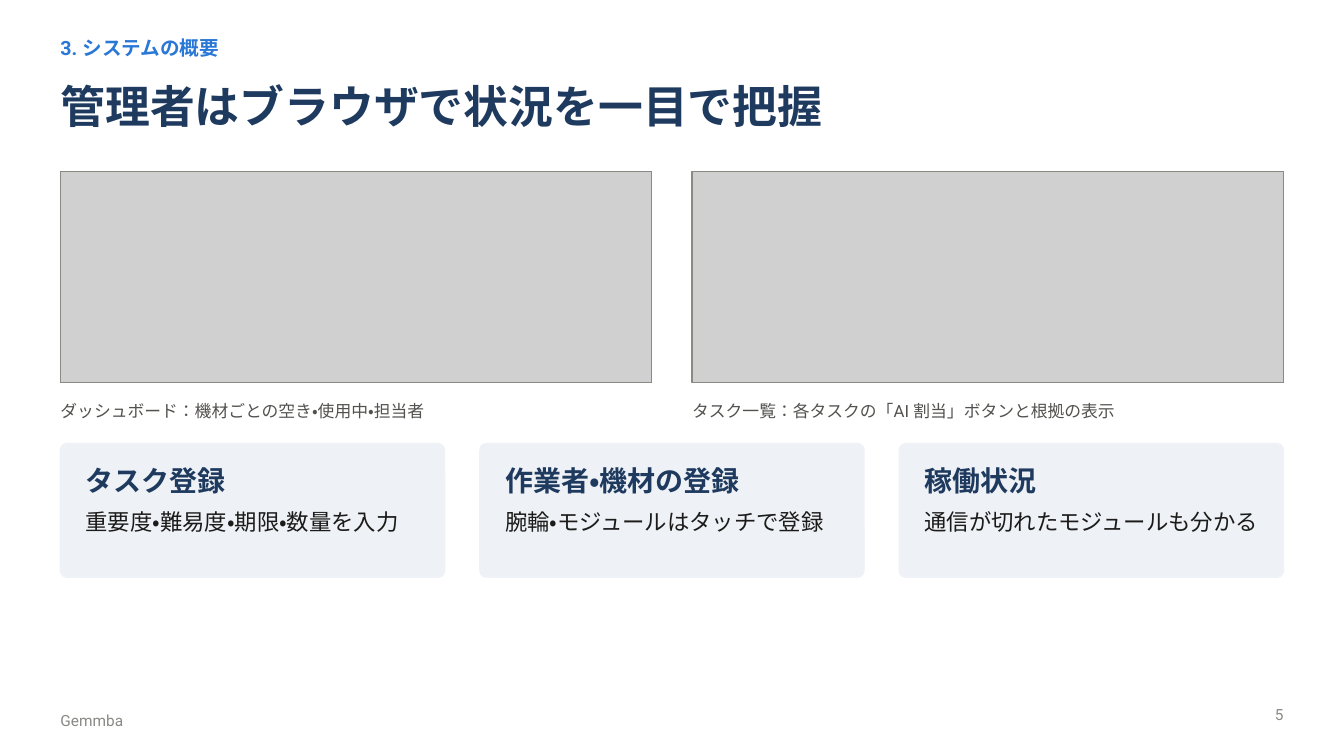
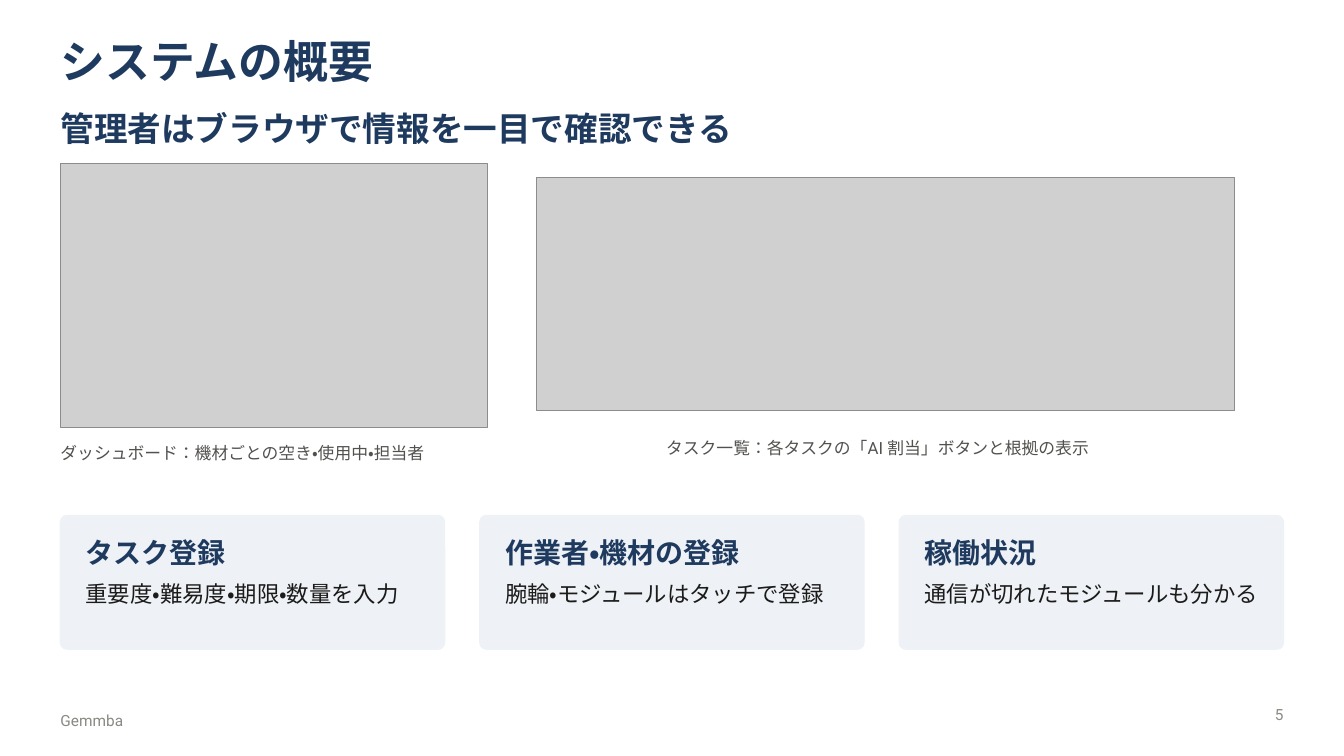
Before and after one commit to maguro256/procon2026, a slide deck: slide 5 of slides/gemmba_presentation.pptx. Drawn at 1344x756 pixels with LibreOffice and Linux fonts; fonts in the diff are those of the drawing; grey boxes stand for pictures. Boxes give left, top, right and bottom in pixels: in the first picture for what was removed or moved away, otherwise in the second. Text is boxed around its words. In the diff, an @@ line names an element or a change of style, - is before the commit and + after.

```diff
--- a/slides/gemmba_presentation.pptx
+++ b/slides/gemmba_presentation.pptx
@@ title at (60, 40, 372, 82): text changed; size 14 to 32 pt; text colour #2A78D6 to #1F3A5F @@
-3. システムの概要
+システムの概要
@@ text at (60, 112, 731, 144): text changed; size 32 to 24 pt @@
-管理者はブラウザで状況を一目で把握
+管理者はブラウザで情報を一目で確認できる
@@ picture: place and size @@
-picture at (60, 171, 652, 383)
+picture at (60, 164, 488, 429)
@@ rectangle removed at (60, 171, 652, 383) @@
@@ picture: place and size @@
-picture at (693, 171, 1285, 383)
+picture at (537, 177, 1235, 410)
@@ rectangle removed at (693, 171, 1285, 383) @@
@@ text "ダッシュボード：機材ごとの空き・使用中・担当者": place and size @@
-text "ダッシュボード：機材ごとの空き・使用中・担当者" at (60, 403, 424, 419)
+text "ダッシュボード：機材ごとの空き・使用中・担当者" at (60, 445, 424, 461)
@@ text "タスク一覧：各タスクの「AI 割当」ボタンと根拠の表示": place and size @@
-text "タスク一覧：各タスクの「AI 割当」ボタンと根拠の表示" at (692, 403, 1114, 419)
+text "タスク一覧：各タスクの「AI 割当」ボタンと根拠の表示" at (666, 440, 1088, 456)
@@ 3 texts, 3 rounded rectangles: place and size @@
-3 texts, 3 rounded rectangles at (60, 444, 1284, 578)
+3 texts, 3 rounded rectangles at (60, 515, 1284, 649)
```
Also in this commit, not shown: 10 other slides changed, 2 slides added, 1 slide removed, 4 other files.
